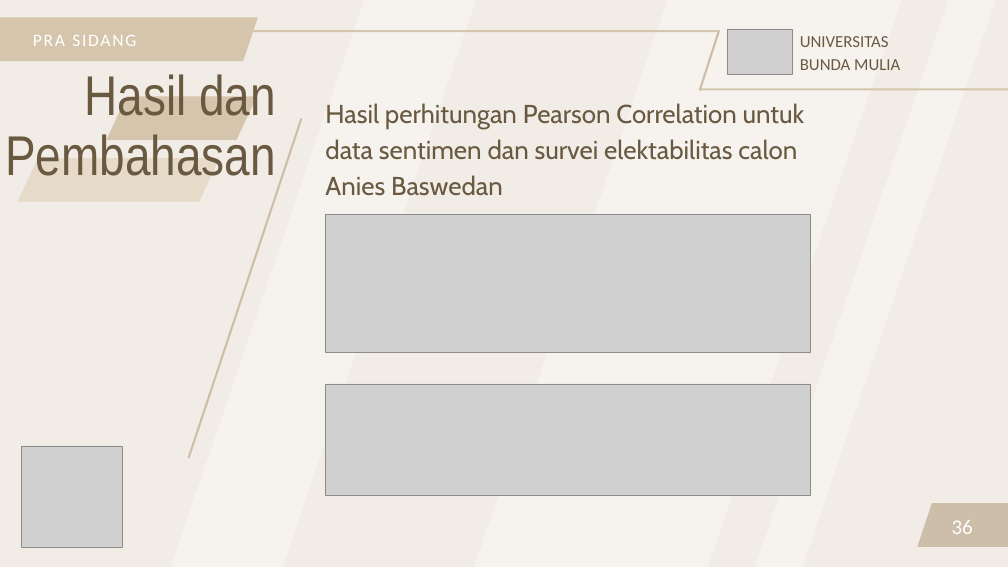
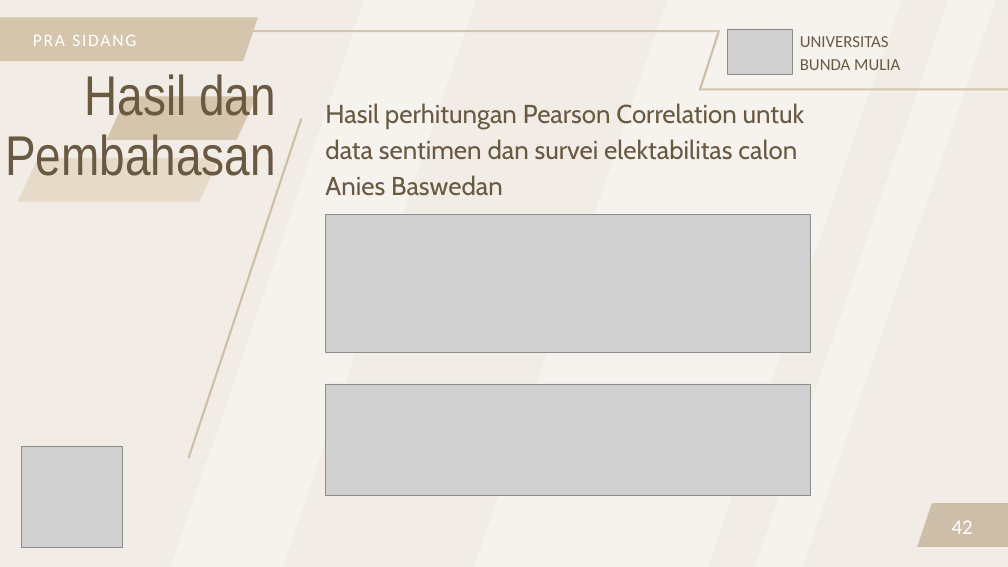
Before and after one commit to FnsAja/Skripsi, a slide deck: slide 42 of Prasidang Michael Alfonso.pptx (slide 36 before the commit). Drawn at 1008x567 pixels with LibreOffice and Linux fonts; fonts in the diff are those of the drawing; grey boxes stand for pictures. Boxes give left, top, right and bottom in pixels: in the first picture for what was removed or moved away, otherwise in the second. Text is boxed around its words. In the diff, an @@ line names an element or a change of style, - is before the commit and + after.

```diff
--- a/Prasidang Michael Alfonso.pptx
+++ b/Prasidang Michael Alfonso.pptx
@@ text at box(952, 520, 973, 534): text changed @@
-36
+42
```
Also in this commit, not shown: 32 other slides changed, 6 slides added, 2 other files.
